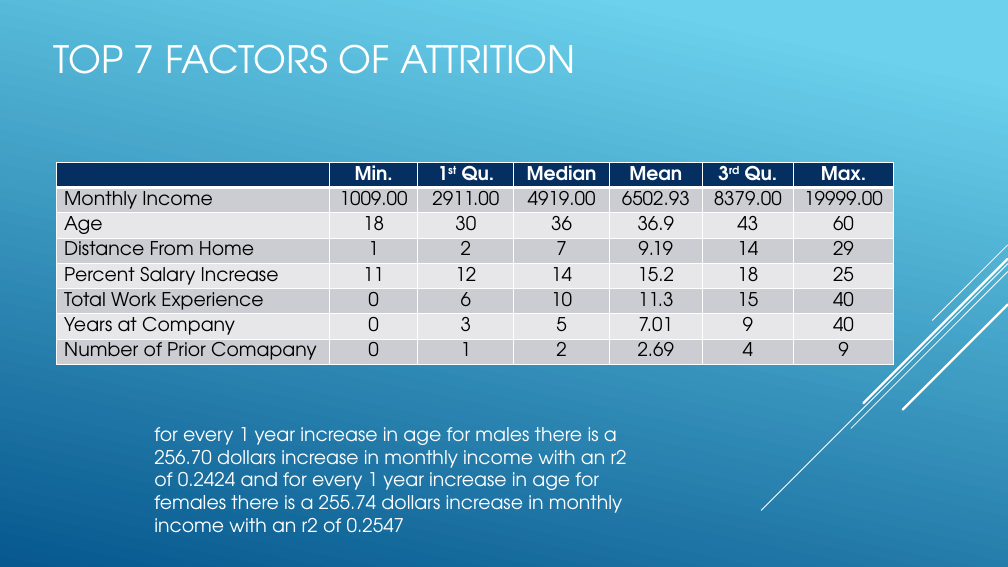
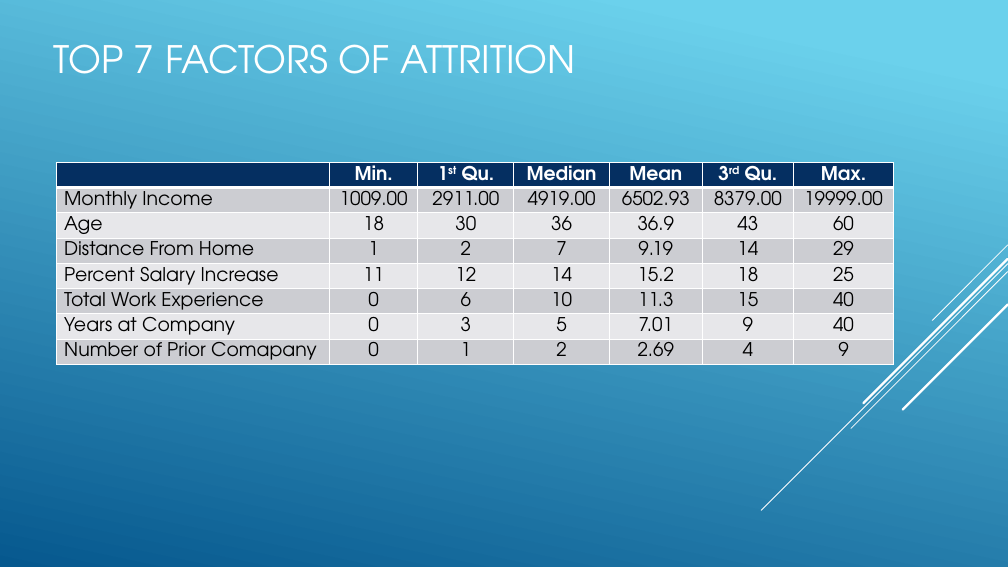
Before and after one commit to R-Chandna/MSDS6306_CaseStudy_2, a slide deck: slide 7 of Attrition_Case_Study_2_pptx_TAJAR_IP.pptx. Drawn at 1008x567 pixels with LibreOffice and Linux fonts; fonts in the diff are those of the drawing. Boxes give left, top, right and bottom in pixels: in the first picture for what was removed or moved away, otherwise in the second. Text is boxed around its words. In the diff, an @@ line names an element or a change of style, - is before the commit and + after.

```diff
--- a/Attrition_Case_Study_2_pptx_TAJAR_IP.pptx
+++ b/Attrition_Case_Study_2_pptx_TAJAR_IP.pptx
@@ text removed at box(154, 427, 627, 533) @@
-for every 1 year increase in age for males there is a 256.70 dollars increase in monthly income with an r2 of 0.2424 and for every 1 year increase in age for females there is a 255.74 dollars increase in monthly income with an r2 of 0.2547
```
Also in this commit, not shown: 2 other slides changed, 19 other files.
